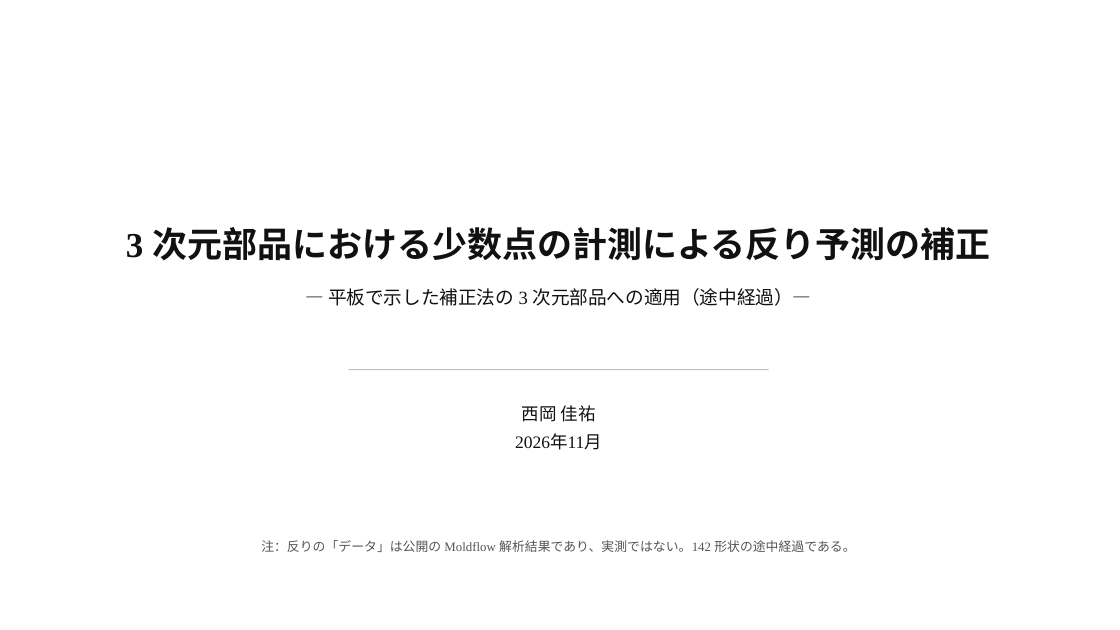
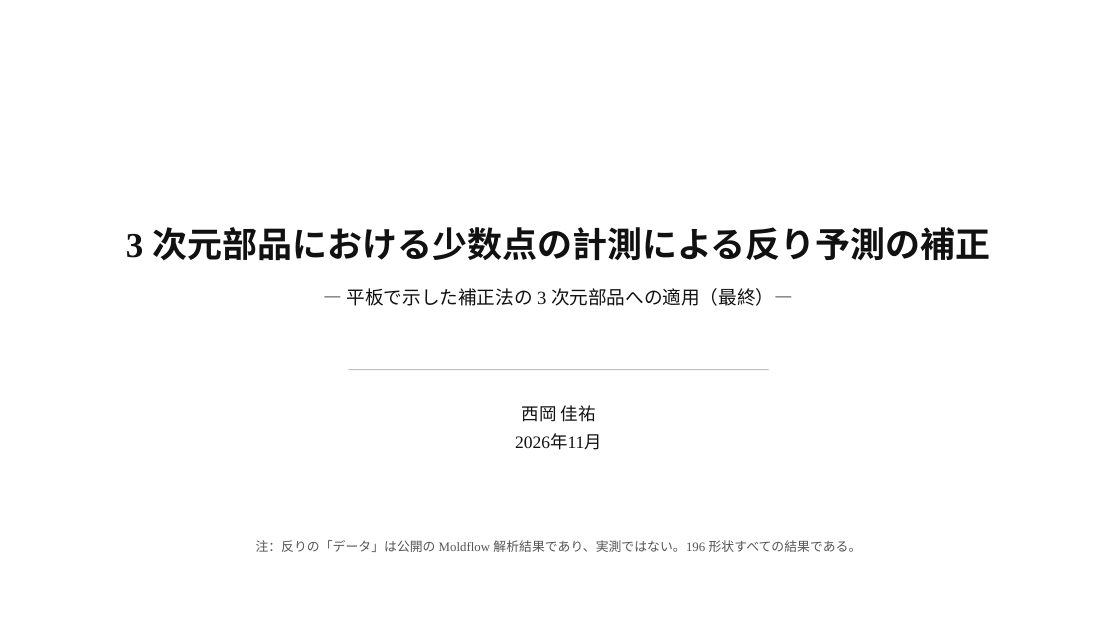
Before and after one commit to keisuke58/wccm2026-cfrp-gnn, a slide deck: slide 1 of slides/denso_rescue3d.pptx. Drawn at 1120x630 pixels with LibreOffice and Linux fonts; fonts in the diff are those of the drawing. Boxes give left, top, right and bottom in pixels: in the first picture for what was removed or moved away, otherwise in the second. Text is boxed around its words. In the diff, an @@ line names an element or a change of style, - is before the commit and + after.

```diff
--- a/slides/denso_rescue3d.pptx
+++ b/slides/denso_rescue3d.pptx
@@ text at (347, 288, 793, 306): text changed @@
-— 平板で示した補正法の 3 次元部品への適用（途中経過）—
+— 平板で示した補正法の 3 次元部品への適用（最終）—
@@ text at (256, 540, 862, 552): text changed @@
-注：反りの「データ」は公開の Moldflow 解析結果であり、実測ではない。142 形状の途中経過である。
+注：反りの「データ」は公開の Moldflow 解析結果であり、実測ではない。196 形状すべての結果である。
```
Also in this commit, not shown: 9 other slides changed, 25 other files.
